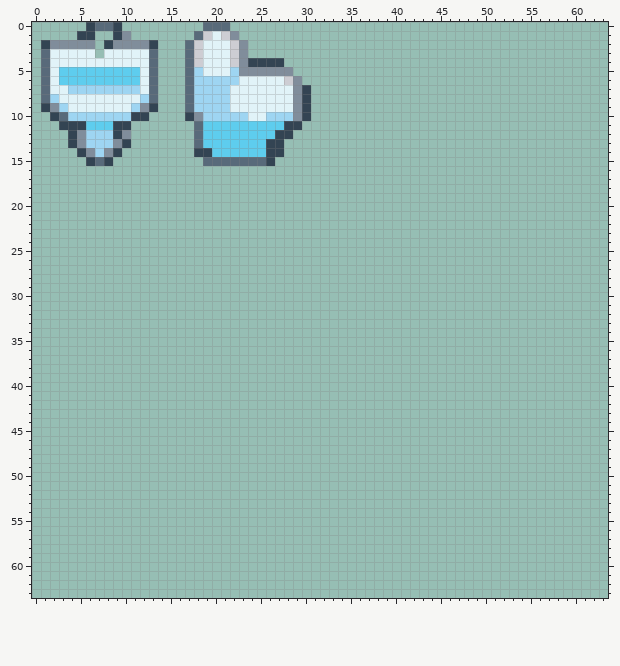
Pixel-art sprite -- assets/2d/relief.png. The picture above is the old version.
The file is 64x64 pixels. Colours within 5 levels of each other are drawn and written as one.
Now the later version:
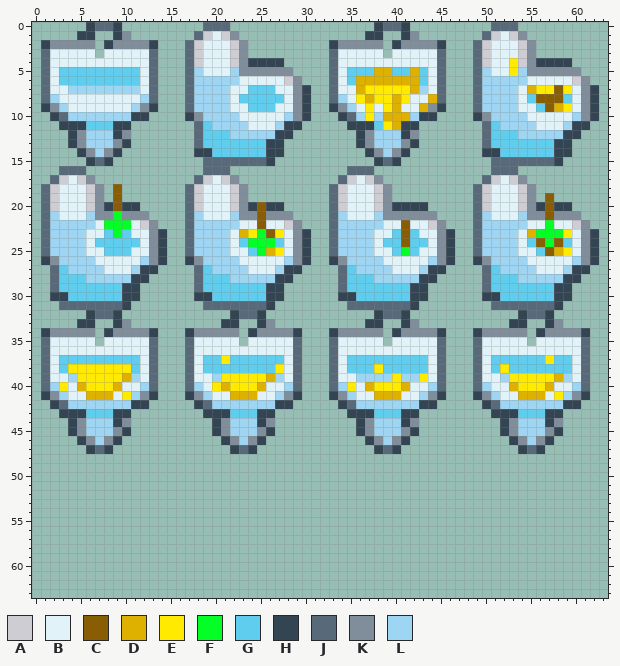
Palette (. is transparent): A #cdcdd3  B #e1f3f8  C #895d04  D #deb100  E #ffea00  F #04ff27  G #5ecdee  H #334453  J #586a7a  K #808d9b  L #9ed5f2
Diff:
@@ x 0..63 @@
- 0 ......HJJH.........JJJ..........................................
- 1 .....HH..HK.......JABAK.........................................
- 2 .HKKKKK.HKKKKH...JABBBAK........................................
- 3 .JBBBBB.BBBBBJ...JABBBAK........................................
- 4 .JBBBBBBBBBBBJ...JABBBAKHHHH....................................
- 5 .JBGGGGGGGGGBJ...JLBBBLKKKKKK...................................
- 6 .JBGGGGGGGGGBJ...JLLLLLBBBBBAK..................................
- 7 .JBBLLLLLLLLBJ...JLLLLBBBBBBBKH.................................
- 8 .JLBBBBBBBBBLJ...JLLLLBBBBBBBKH.................................
- 9 .HKLBBBBBBBLKH...JLLLLBBBBBBBKH.................................
-10 ..HJLLLLLLLHH....HKLLLLLBBLLLKH.................................
-11 ...HHHGGGHH.......JGGGGGGGGGHH..................................
-12 ....HKLLLHK.......JGGGGGGGGHH...................................
-13 ....HKLLLKH.......JGGGGGGGHH....................................
-14 .....HKLKH........HHGGGGGGHH....................................
-15 ......HJH..........JJJJJJJH.....................................
-16 ................................................................
-17 ................................................................
-18 ................................................................
-19 ................................................................
-20 ................................................................
-21 ................................................................
-22 ................................................................
-23 ................................................................
-24 ................................................................
-25 ................................................................
-26 ................................................................
-27 ................................................................
-28 ................................................................
-29 ................................................................
-30 ................................................................
-31 ................................................................
-32 ................................................................
-33 ................................................................
-34 ................................................................
-35 ................................................................
-36 ................................................................
-37 ................................................................
-38 ................................................................
-39 ................................................................
-40 ................................................................
-41 ................................................................
-42 ................................................................
-43 ................................................................
-44 ................................................................
-45 ................................................................
-46 ................................................................
-47 ................................................................
+ 0 ......HJJH.........JJJ................HJJH.........JJJ..........
+ 1 .....HH..HK.......JABAK..............HH..HK.......JABAK.........
+ 2 .HKKKKK.HKKKKH...JABBBAK.........HKKKKK.HKKKKH...JABBBAK........
+ 3 .JBBBBB.BBBBBJ...JABBBAK.........JBBBBB.BBBBBJ...JABBBAK........
+ 4 .JBBBBBBBBBBBJ...JABBBAKHHHH.....JBBBBBBBBBBBJ...JABBEAKHHHH....
+ 5 .JBGGGGGGGGGBJ...JLBBBLKKKKKK....JBGGGDDGGDGBJ...JLBBELKKKKKK...
+ 6 .JBGGGGGGGGGBJ...JLLLLLBBBBBAK...JBGDDDDDDDGBJ...JLLLLLBBBBBAK..
+ 7 .JBBLLLLLLLLBJ...JLLLLBBGGGBBKH..JBBDEEEEEDLBJ...JLLLLBDEECEBKH.
+ 8 .JLBBBBBBBBBLJ...JLLLLBGGGGGBKH..JLBEDEEDEBBDJ...JLLLLBGCCCGBKH.
+ 9 .HKLBBBBBBBLKH...JLLLLBBGGGBBKH..HKLBEBEDBBDKH...JLLLLBBGCDEBKH.
+10 ..HJLLLLLLLHH....HKLLLLBBBBBLKH...HJLELDDDLHH....HKLLLLBBBBBLKH.
+11 ...HHHGGGHH.......JGLLLLBBBLHH.....HHHGEDHH.......JGLLLLBBBLHH..
+12 ....HKLLLHK.......JGGGLLLLLHH.......HKLLLHK.......JGGGLLLLLHH...
+13 ....HKLLLKH.......JGGGGGGGHH........HKLLLKH.......JGGGGGGGHH....
+14 .....HKLKH........HHGGGGGGHH.........HKLKH........HHGGGGGGHH....
+15 ......HJH..........JJJJJJJH...........HJH..........JJJJJJJH.....
+16 ...JJJ.............JJJ.............JJJ.............JJJ..........
+17 ..JABAK...........JABAK...........JABAK...........JABAK.........
+18 .JABBBAK.C.......JABBBAK.........JABBBAK.........JABBBAK........
+19 .JABBBAK.C.......JABBBAK.........JABBBAK.........JABBBAK.C......
+20 .JABBBAKHCHH.....JABBBAKHCHH.....JABBBAKHHHH.....JABBBAKHCHH....
+21 .JLBBBLKKFKKK....JLBBBLKKCKKK....JLBBBLKKKKKK....JLBBBLKKCKKK...
+22 .JLLLLLBFFFBAK...JLLLLLBBCBBAK...JLLLLLBBCBBAK...JLLLLLBBFBBAK..
+23 .JLLLLBBGFGBBKH..JLLLLBDEFCEBKH..JLLLLBBGCGBBKH..JLLLLBDFFFEBKH.
+24 .JLLLLBGGGGGBKH..JLLLLBGFFFGBKH..JLLLLBGGCGGBKH..JLLLLBGCFCGBKH.
+25 .JLLLLBBGGGBBKH..JLLLLBBGFDEBKH..JLLLLBBGFGBBKH..JLLLLBBGCDEBKH.
+26 .HKLLLLBBBBBLKH..HKLLLLBBBBBLKH..HKLLLLBBBBBLKH..HKLLLLBBBBBLKH.
+27 ..JGLLLLBBBLHH....JGLLLLBBBLHH....JGLLLLBBBLHH....JGLLLLBBBLHH..
+28 ..JGGGLLLLLHH.....JGGGLLLLLHH.....JGGGLLLLLHH.....JGGGLLLLLHH...
+29 ..JGGGGGGGHH......JGGGGGGGHH......JGGGGGGGHH......JGGGGGGGHH....
+30 ..HHGGGGGGHH......HHGGGGGGHH......HHGGGGGGHH......HHGGGGGGHH....
+31 ...JJJJJJJH........JJJJJJJH........JJJJJJJH........JJJJJJJH.....
+32 ......HJJH............HJJH............HJJH............HJJH......
+33 .....HH..HK..........HH..HK..........HH..HK..........HH..HK.....
+34 .HKKKKK.HKKKKH...HKKKKK.HKKKKH...HKKKKK.HKKKKH...HKKKKK.HKKKKH..
+35 .JBBBBB.BBBBBJ...JBBBBB.BBBBBJ...JBBBBB.BBBBBJ...JBBBBB.BBBBBJ..
+36 .JBBBBBBBBBBBJ...JBBBBBBBBBBBJ...JBBBBBBBBBBBJ...JBBBBBBBBBBBJ..
+37 .JBGGGGGGGGGBJ...JBGGEGGGGGGBJ...JBGGGGGGGGGBJ...JBGGGGGGEGGBJ..
+38 .JBGEEEEEEEGBJ...JBGGGGGGGGEBJ...JBGGGEGGGGGBJ...JBGEGGGGGGGBJ..
+39 .JBBLEEEEEDLBJ...JBBLEEEEEDLBJ...JBBLLLLELLEBJ...JBBLEEEEEDLBJ..
+40 .JLEBDEEEDBBLJ...JLBEDEEEDBBLJ...JLEBDEEEDBBLJ...JLBBDEEEDBBLJ..
+41 .HKLBBDDDBELKH...HKLBBDDDBBLKH...HKLBBDDDBBLKH...HKLBBDDDBELKH..
+42 ..HJLLLLLLLHH.....HJLLLLLLLHH.....HJLLLLLLLHH.....HJLLLLLLLHH...
+43 ...HHHGGGHH........HHHGGGHH........HHHGGGHH........HHHGGGHH.....
+44 ....HKLLLHK.........HKLLLHK.........HKLLLHK.........HKLLLHK.....
+45 ....HKLLLKH.........HKLLLKH.........HKLLLKH.........HKLLLKH.....
+46 .....HKLKH...........HKLKH...........HKLKH...........HKLKH......
+47 ......HJH.............HJH.............HJH.............HJH.......
 48 ................................................................
Changed places in both pictures, as pixel boxes (x1, y1, x2, y2):
changed: (41, 22, 599, 454)
